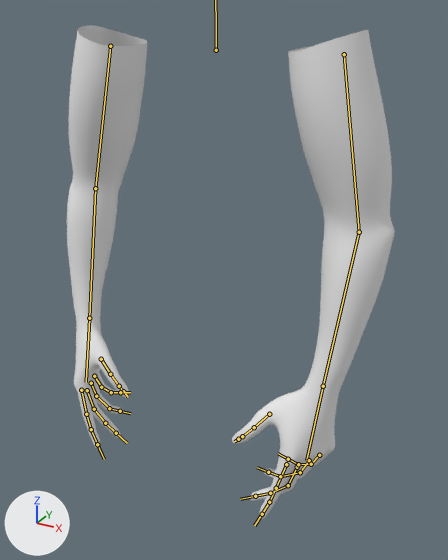
What one commit did to the FBX model Assets/Meshes/Arms.fbx.
Rendered twice from a 50 mm lens placed at (0.367, -0.649, 0.044), pointed at (0.036, -0.046, -0.257). Lighting does not change. The marker at lower left points along +X, +Y and +Z. Both versions are drawn at frame 2 of the action 'Idle'; the numbers are the values there. The bones that bend it are drawn over the model as lines.
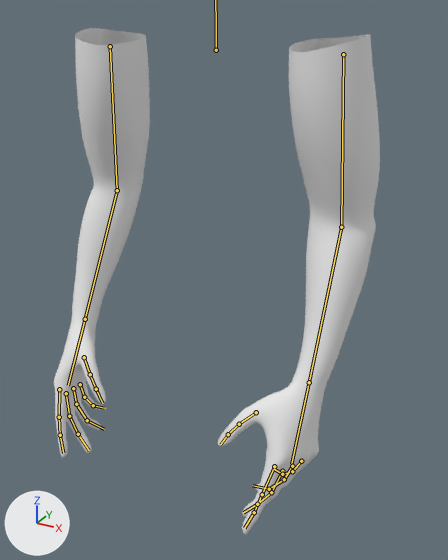
Pixel boxes (x1, y1, x2, y2) of what changed, in the pictures (448 x 560 px):
'Mesh', posed
    before: (67, 25, 395, 519)
    after: (54, 28, 380, 534)
bone 'RArm', root to tip
    before: (110, 46) to (95, 188)
    after: (110, 46) to (117, 190)
bone 'RForearm', root to tip
    before: (95, 188) to (89, 318)
    after: (117, 190) to (85, 319)
bone 'LArm', root to tip
    before: (344, 54) to (359, 232)
    after: (343, 54) to (341, 227)
bone 'LForearm', root to tip
    before: (359, 232) to (323, 386)
    after: (341, 227) to (309, 382)
bone 'LThumb', root to tip
    before: (269, 414) to (254, 427)
    after: (256, 412) to (239, 424)
bone 'LThumb1', root to tip
    before: (254, 427) to (242, 436)
    after: (239, 424) to (228, 434)
bone 'LThumb2', root to tip
    before: (242, 436) to (238, 439)
    after: (228, 434) to (220, 444)
bone 'LMiddlefinger', root to tip
    before: (297, 467) to (288, 485)
    after: (282, 471) to (271, 492)
bone 'LMiddlefinger1', root to tip
    before: (288, 485) to (270, 493)
    after: (271, 492) to (257, 504)
bone 'LMiddlefinger2', root to tip
    before: (270, 493) to (255, 496)
    after: (257, 504) to (243, 512)
bone 'LPinky', root to tip
    before: (319, 455) to (311, 464)
    after: (301, 461) to (292, 471)
bone 'LPinky1', root to tip
    before: (311, 464) to (298, 464)
    after: (292, 471) to (282, 474)
bone 'LPinky2', root to tip
    before: (298, 464) to (288, 459)
    after: (282, 474) to (274, 469)

What the commit changed:
Bone 'RArm' (bone_rarm) turns from (6, -15, -18) to (7, -13, -28) degrees about its own x, y and z.
Bone 'RForearm' (bone_rforearm) turns from (51, -15, -20) to (36, -23, -1) degrees about its own x, y and z.
Bone 'LArm' (bone_larm) turns from (6, 15, 18) to (7, 13, 28) degrees about its own x, y and z.
Bone 'LForearm' (bone_lforearm) turns from (49, 16, 19) to (36, 23, 1) degrees about its own x, y and z.
Bone 'LThumb' (bone_lthumb) turns from (24, 0, 11) to (0, 0, 0) degrees about its own x, y and z.
Bone 'LThumb1' (bone_lthumb1) turns from (-1, 1, -16) to (0, 0, 0) degrees about its own x, y and z.
Bone 'LThumb2' (bone_lthumb2) turns from (4, 1, -13) to (0, 0, 0) degrees about its own x, y and z.
Bone 'LMiddlefinger' (bone_lmiddlefinger) turns from (-1, 1, 6) to (0, 0, 0) degrees about its own x, y and z.
Bone 'LMiddlefinger1' (bone_lmiddlefinger1) turns from (18, 0, 0) to (0, 0, 0) degrees about its own x, y and z.
Bone 'LMiddlefinger2' (bone_lmiddlefinger2) turns from (10, 0, 3) to (0, 0, 0) degrees about its own x, y and z.
Bone 'LPinky' (bone_lpinky) turns from (3, 1, 7) to (0, 0, 0) degrees about its own x, y and z.
Bone 'LPinky1' (bone_lpinky1) turns from (27, -1, 5) to (0, 0, 0) degrees about its own x, y and z.
Bone 'LPinky2' (bone_lpinky2) turns from (28, -1, 6) to (0, 0, 0) degrees about its own x, y and z.
